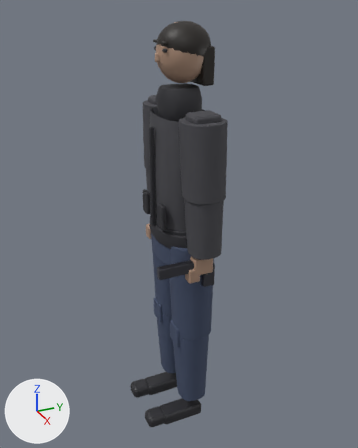
An edit to the Blender file game/ArtSources/player/source.blend, drawn before and after from the same camera.
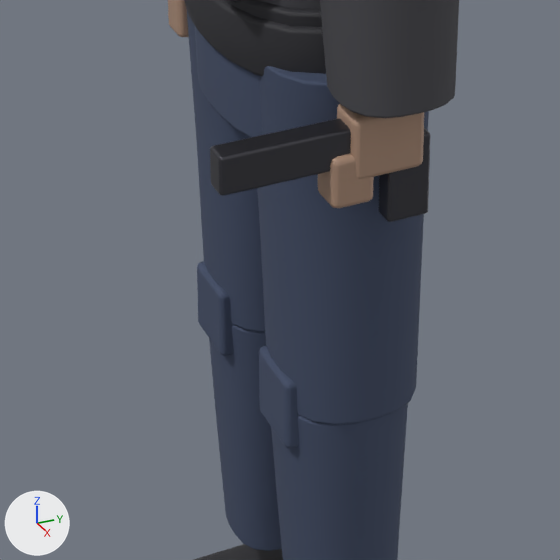
Each version is shown whole from a camera (50 mm lens) standing at (1.778, -0.812, 2.663) and looking at (-0.012, -0.006, 1.768), then close up on the part from 28% to 70% of the width and 51% to 84% of the height. The axes (+X, +Y, +Z) are drawn at lower left. The lights are the same throughout. The last two pictures show the newer version.

Names of what the first close-up shows: 'fingers_r', 'fore_r', 'jkt_hem', 'kneepad_r', 'palm_r', 'pants_pelvis', 'pistol_grip', 'pistol_slide', 'shin_l', 'shin_r', 'thigh_l', 'thigh_r' and 5 more.
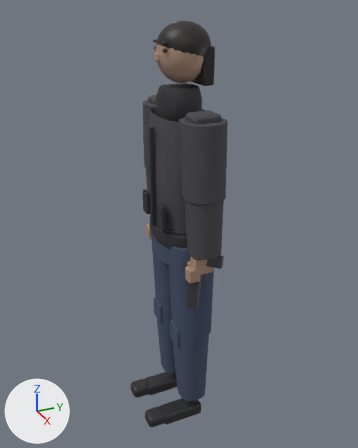
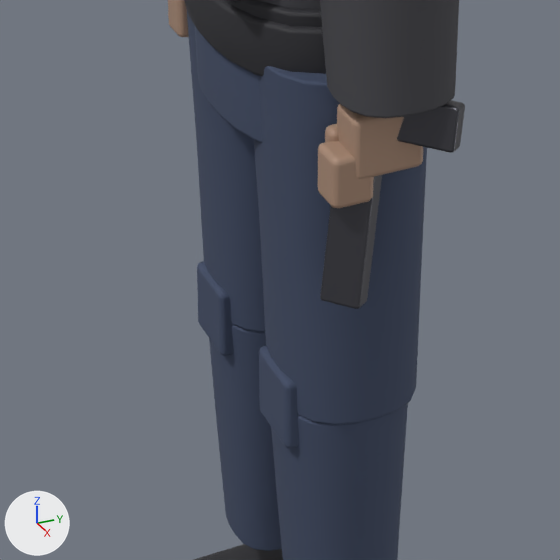
The edits, one by one:
Object 'pistol_slide' (ob_pistol_slide) moves from (-0.222, 0.1, 0.9) to (-0.221, 0.0414, 0.81).
Object 'pistol_slide' (ob_pistol_slide) turns from (0, 0, 0) to (-89, 13, -47) degrees about x, y and z.
Object 'pistol_grip' (ob_pistol_grip) moves from (-0.222, -0.018, 0.846) to (-0.244, -0.0161, 0.924).
Object 'pistol_grip' (ob_pistol_grip) turns from (0, 0, 0) to (-89, 13, -47) degrees about x, y and z.

Pixel boxes (x1, y1, x2, y2) of what changed, in the close-ups (560 x 560 px):
'pistol_slide', moved, turned: before (210, 118, 351, 196); after (320, 175, 382, 309)
'pistol_grip', moved, turned: before (379, 128, 431, 222); after (397, 100, 465, 153)
